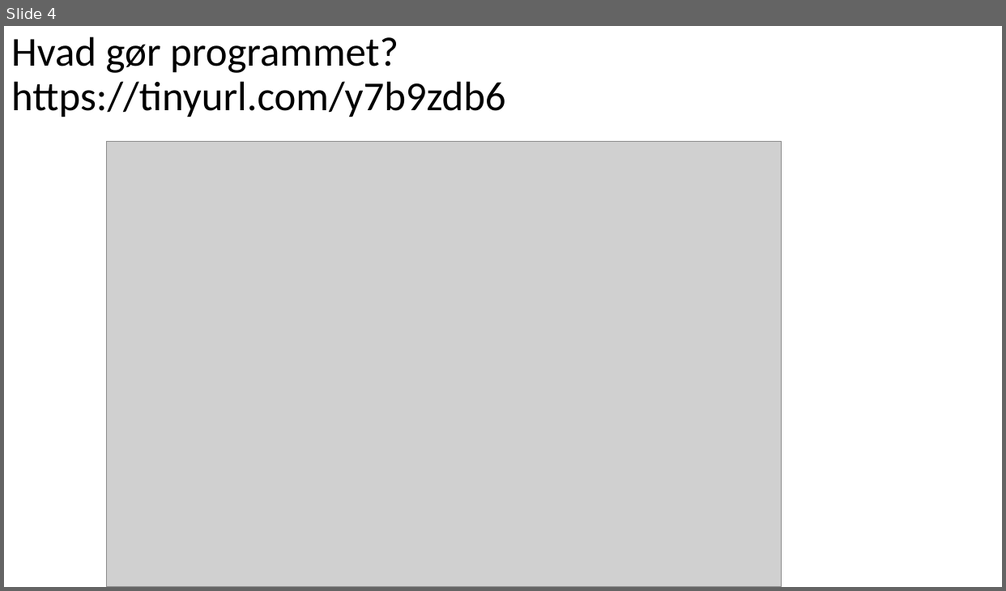
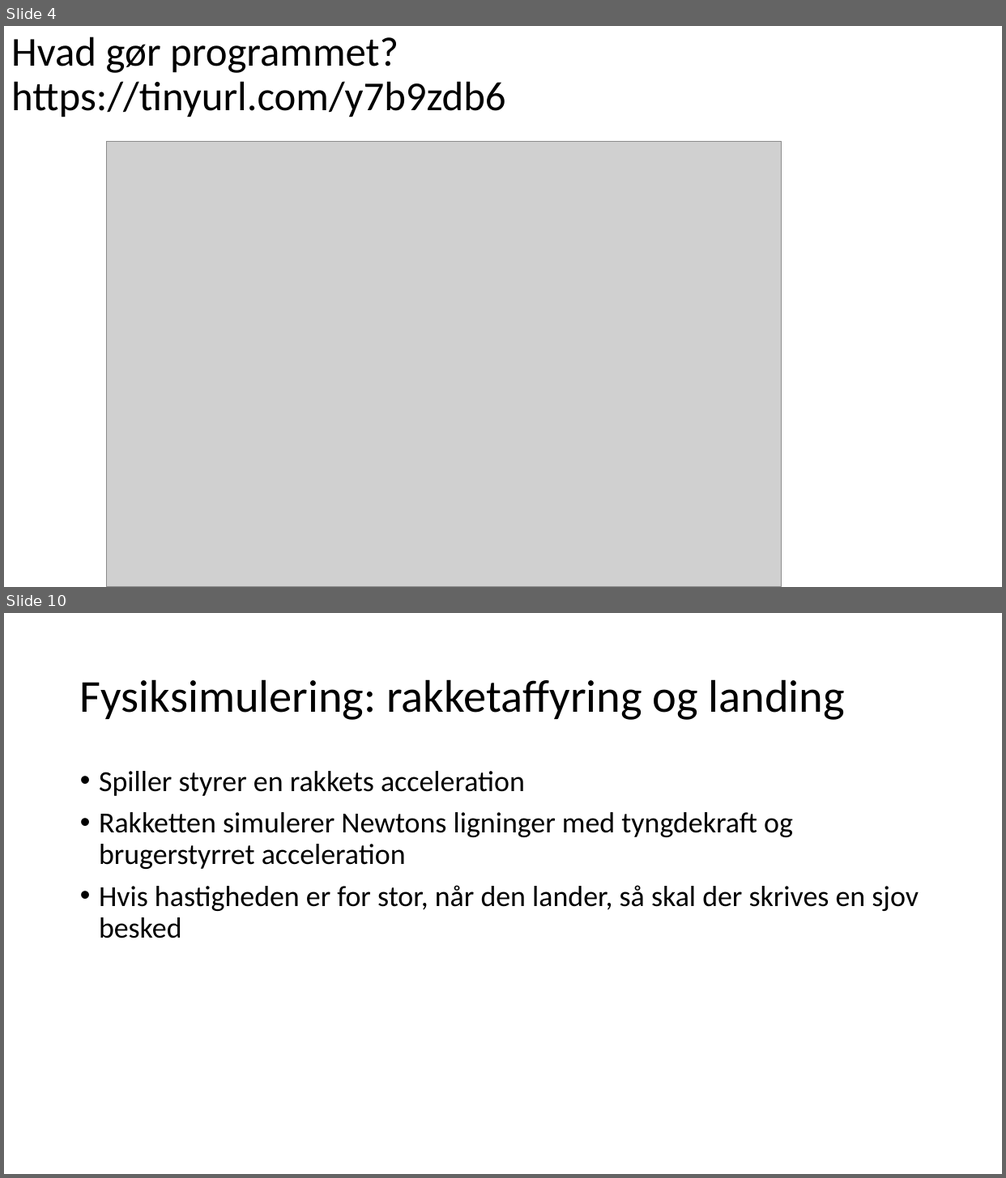
Before and after one commit to fisterloegsovs/pop22, a slide deck: lectures/1.3Scratch/lecture.pptx. Shown one above the other, each under a label of ours: slide 4 before the commit, slides 4 and 10 after it; the slides between them are not shown. The pictures are 1006x591 and 1006x1178 pixels, drawn with LibreOffice and Linux fonts; fonts in the diff are those of the drawing; grey boxes stand for pictures. Boxes give left, top, right and bottom in pixels: in the first picture for what was removed or moved away, otherwise in the second. Text is boxed around its words. In the diff, an @@ line names an element or a change of style, - is before the commit and + after.

```diff
--- a/lectures/1.3Scratch/lecture.pptx
+++ b/lectures/1.3Scratch/lecture.pptx
@@ slide 10 added at [4, 613, 1002, 1174], background #FFFFFF @@
@@ title added at [80, 679, 845, 720], 44 pt, text #000000 @@
+Fysiksimulering: rakketaffyring og landing
@@ text added at [99, 771, 918, 939], 28 pt, text #000000 @@
+• Spiller styrer en rakkets acceleration
+• Rakketten simulerer Newtons ligninger med tyngdekraft og brugerstyrret acceleration
+• Hvis hastigheden er for stor, når den lander, så skal der skrives en sjov besked
```
Also in this commit, not shown: 9 other slides added, 1 slide removed, 4 other files.
